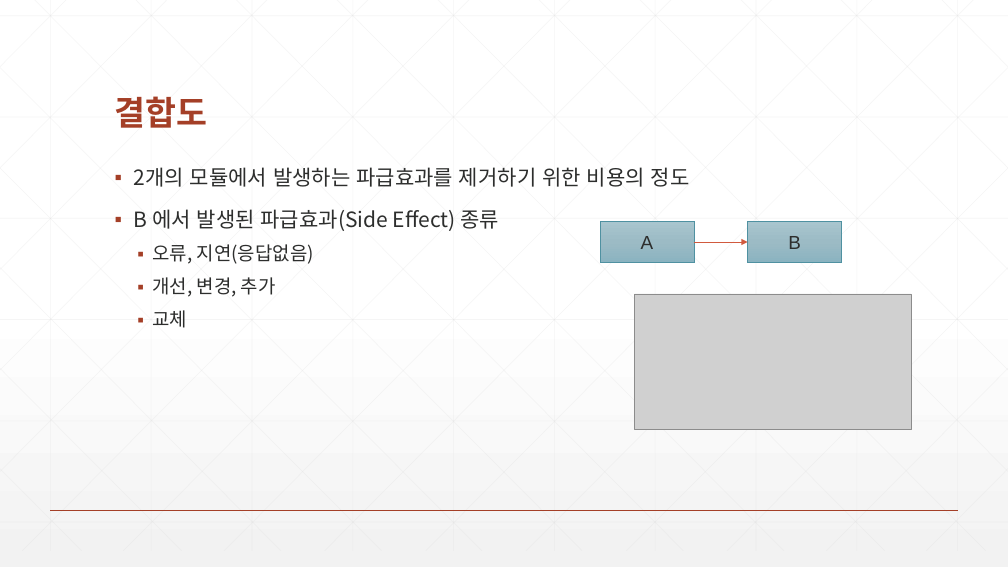
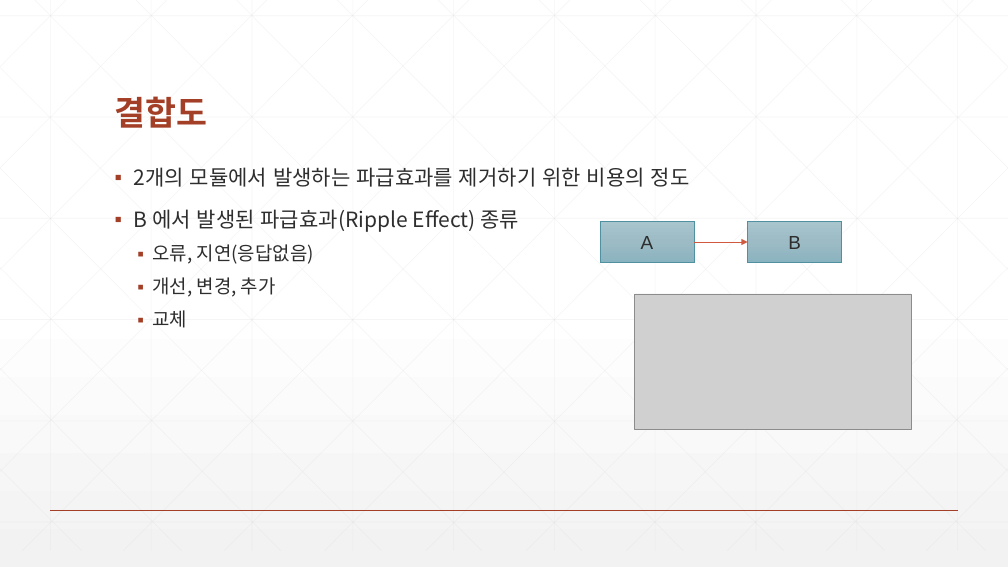
Before and after one commit to zeroshift01/code5, a slide deck: slide 2 of inflearn03/doc/3.(심화)우리는DTO를사용하지않습니다.pptx. Drawn at 1008x567 pixels with LibreOffice and Linux fonts; fonts in the diff are those of the drawing; grey boxes stand for pictures. Boxes give left, top, right and bottom in pixels: in the first picture for what was removed or moved away, otherwise in the second. Text is boxed around its words. In the diff, an @@ line names an element or a change of style, - is before the commit and + after.

```diff
--- a/inflearn03/doc/3.(심화)우리는DTO를사용하지않습니다.pptx
+++ b/inflearn03/doc/3.(심화)우리는DTO를사용하지않습니다.pptx
@@ text at box(134, 209, 519, 232): text changed @@
-▪ B 에서 발생된 파급효과(Side Effect) 종류
+▪ B 에서 발생된 파급효과(Ripple Effect) 종류
```
Also in this commit, not shown: 8 other files.
